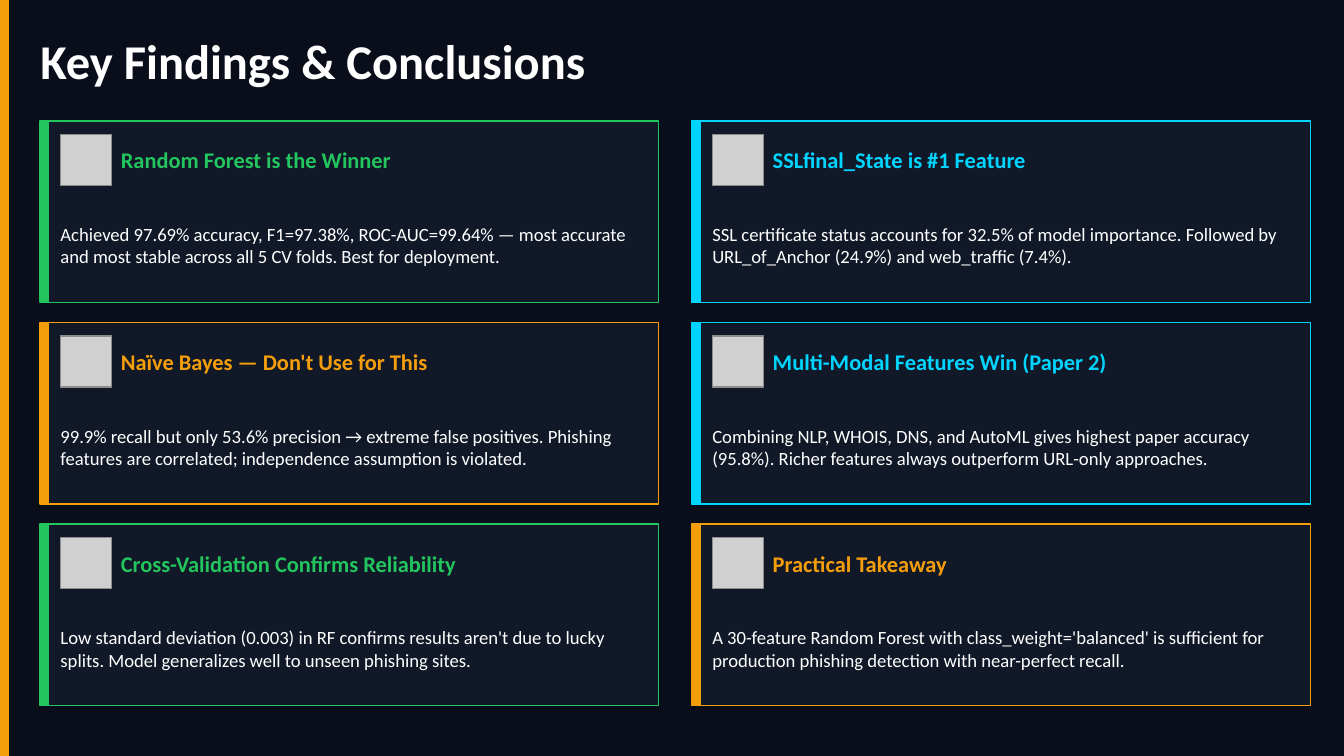
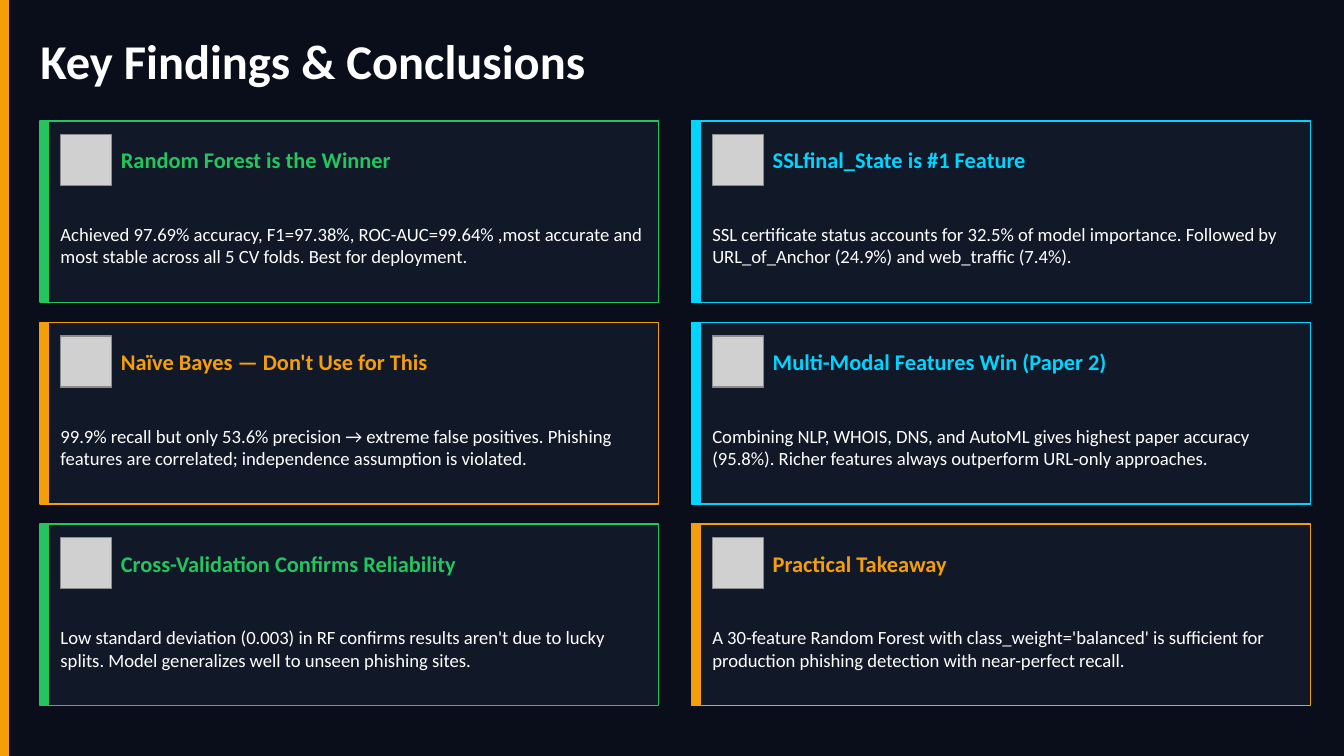
Before and after one commit to hamasli/phishing-detection-machine-learning, a slide deck: slide 13 of phishing_detection_ML.pptx (slide 12 before the commit). Drawn at 1344x756 pixels with LibreOffice and Linux fonts; fonts in the diff are those of the drawing; grey boxes stand for pictures. Boxes give left, top, right and bottom in pixels: in the first picture for what was removed or moved away, otherwise in the second. Text is boxed around its words. In the diff, an @@ line names an element or a change of style, - is before the commit and + after.

```diff
--- a/phishing_detection_ML.pptx
+++ b/phishing_detection_ML.pptx
@@ text at <box>60,228,642,266</box>: text changed @@
-Achieved 97.69% accuracy, F1=97.38%, ROC-AUC=99.64% — most accurate and most stable across all 5 CV folds. Best for deployment.
+Achieved 97.69% accuracy, F1=97.38%, ROC-AUC=99.64% ,most accurate and most stable across all 5 CV folds. Best for deployment.
```
Also in this commit, not shown: 5 other slides changed, 1 slide added, 1 other file.
